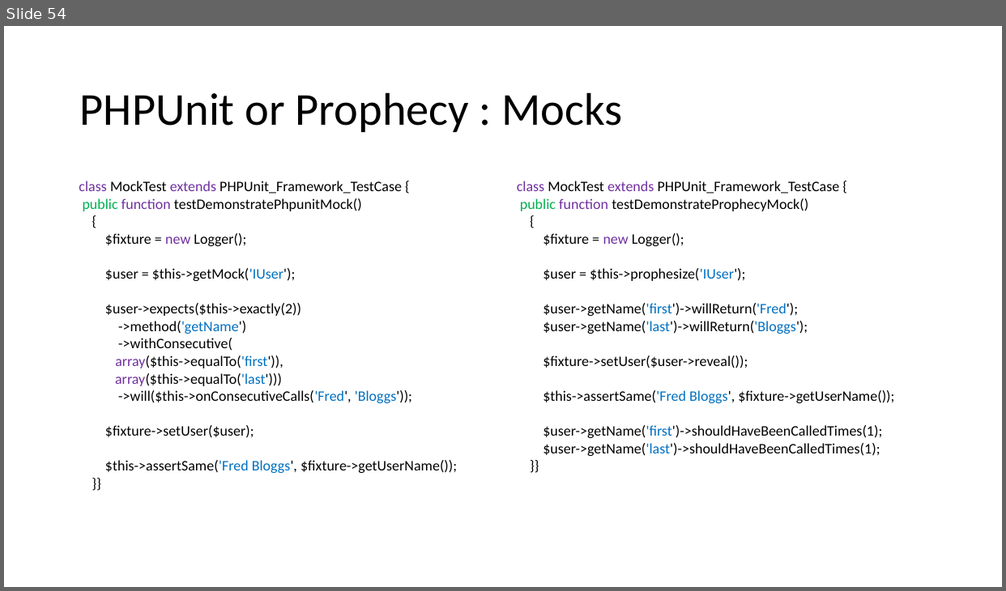
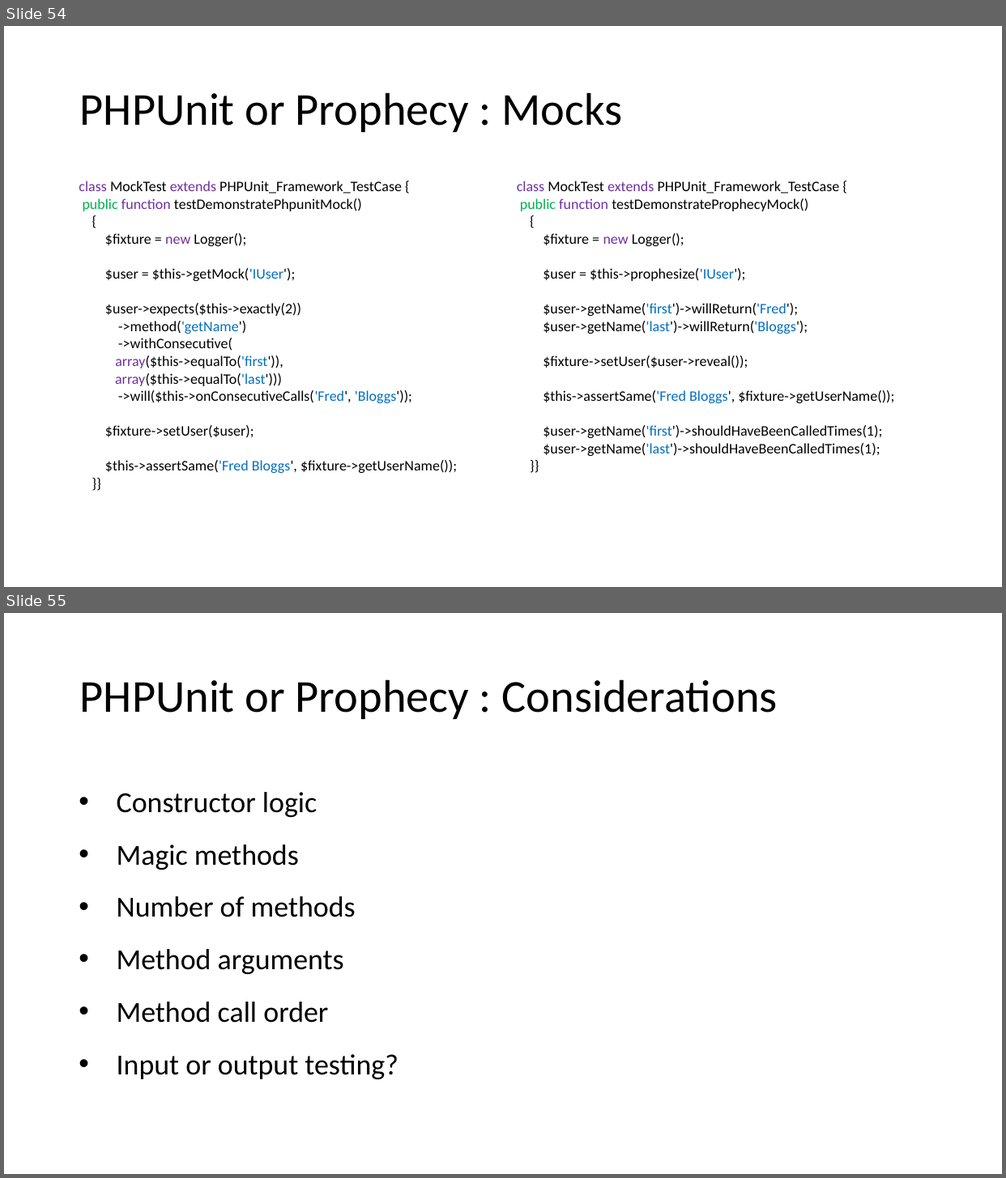
Before and after one commit to docljn/phpunit-or-prophecy-for-mocks, a slide deck: Creating Unit Test Mocks - PHPUnit or Prophecy.pptx. Shown one above the other, each under a label of ours: slide 54 before the commit, slides 54 and 55 after it. The pictures are 1006x591 and 1006x1178 pixels, drawn with LibreOffice and Linux fonts; fonts in the diff are those of the drawing. Boxes give left, top, right and bottom in pixels: in the first picture for what was removed or moved away, otherwise in the second. Text is boxed around its words. In the diff, an @@ line names an element or a change of style, - is before the commit and + after.

```diff
--- a/Creating Unit Test Mocks - PHPUnit or Prophecy.pptx
+++ b/Creating Unit Test Mocks - PHPUnit or Prophecy.pptx
@@ slide 55 added at box(4, 613, 1002, 1174), background #FFFFFF @@
@@ text added at box(80, 679, 778, 719), 44 pt, text #000000 @@
+PHPUnit or Prophecy : Considerations
@@ text added at box(117, 792, 398, 1080), 28 pt, text #000000 @@
+• Constructor logic
+• Magic methods
+• Number of methods
+• Method arguments
+• Method call order
+• Input or output testing?
```
Also in this commit, not shown: 11 slides changed, 4 other files.
